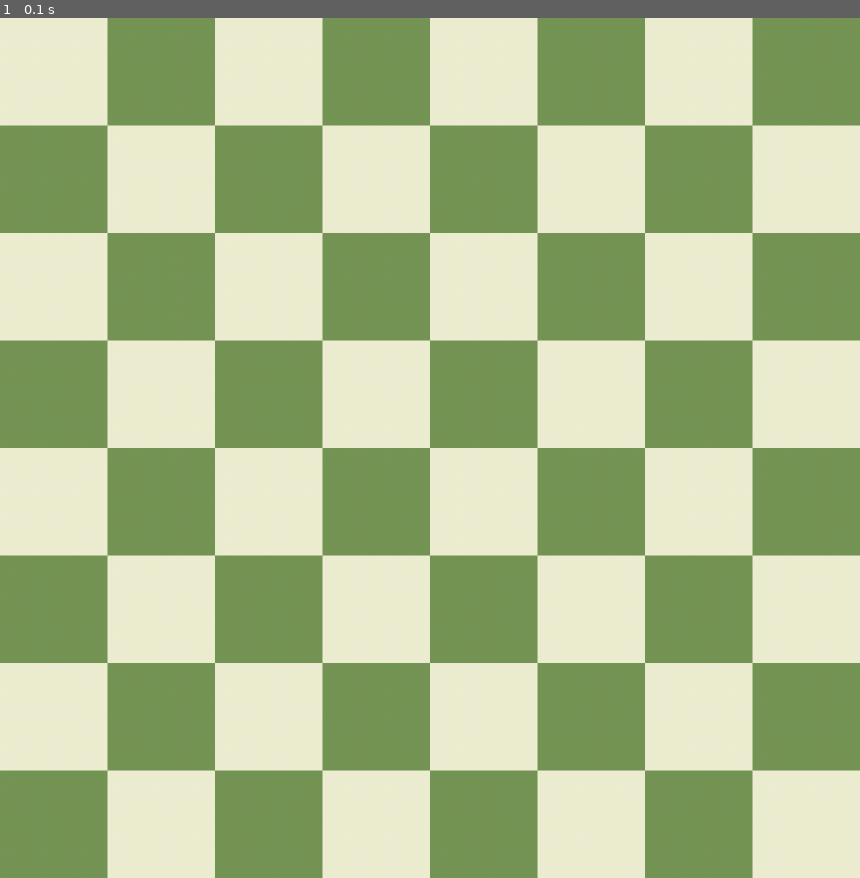
Above: before the commit, frame 1.
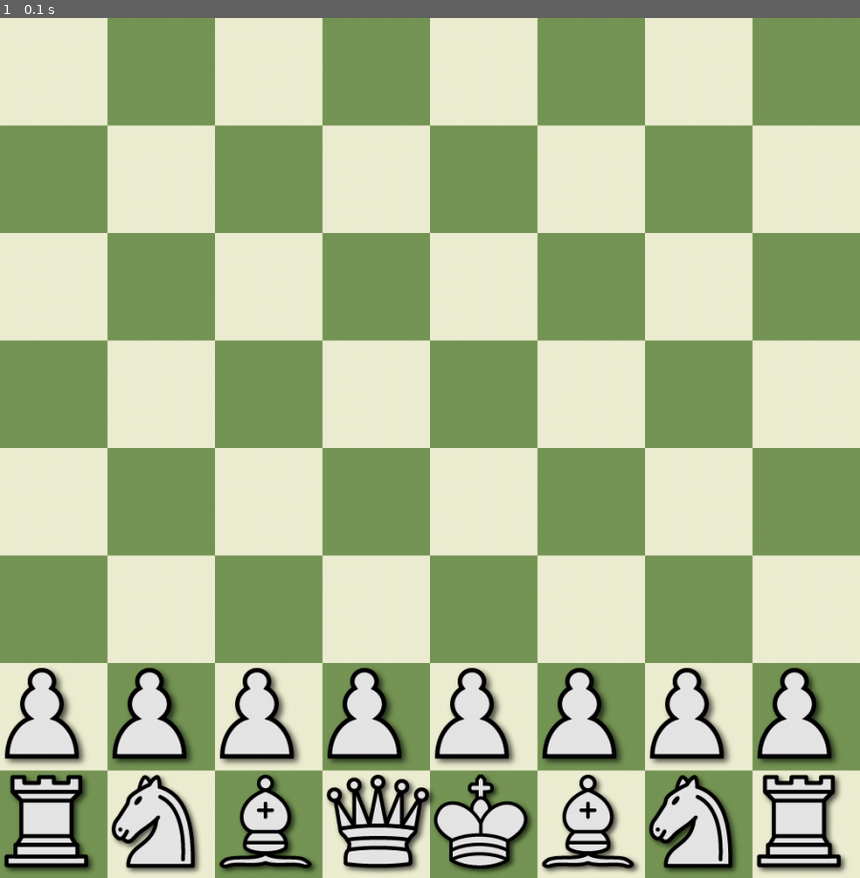
Above: after the commit, the same moment.

Repository: developer-egg/pygame-chess
Game: pygame game, started from main.py
Two runs of this game, one before a commit and one after it. Both use one fixed random seed, a clock stepped at 60 frames per second and the inputs below.
Inputs:
- Up to frame 1 (0.1 s): no input

The runs differ from the first frame. In frame 1, 9.5% of the frame differs, in the area x 0-99%, y 75-100%.

Commit message:
White's pieces are drawn on the board in their correct locations

Diff:
--- a/main.py
+++ b/main.py
@@ -90,9 +90,23 @@
 
 
 def draw_pieces():
-    pass
-    # white_pawn = pygame.image.load("images/w_pawn_png_shadow_128px.png")
-    # screen.blit(white_pawn, (0, 0))
+    white_pawn = pygame.image.load("images/w_pawn_png_shadow_128px.png")
+    white_rook = pygame.image.load("images/w_rook_png_shadow_128px.png")
+    white_knight = pygame.image.load("images/w_knight_png_shadow_128px.png")
+    white_bishop = pygame.image.load("images/w_bishop_png_shadow_128px.png")
+    white_queen = pygame.image.load("images/w_queen_png_shadow_128px.png")
+    white_king = pygame.image.load("images/w_king_png_shadow_128px.png")
+
+    bottom_row_order = [white_rook, white_knight, white_bishop, white_queen, white_king, white_bishop, white_knight,
+                        white_rook]
+
+    for square in board[6]:
+        screen.blit(white_pawn, (square[1][0], square[1][1]))
+
+    row_index = 0
+    for square in board[7]:
+        screen.blit(bottom_row_order[row_index], (square[1][0], square[1][1]))
+        row_index += 1
 
 while running:
     for event in pygame.event.get():
